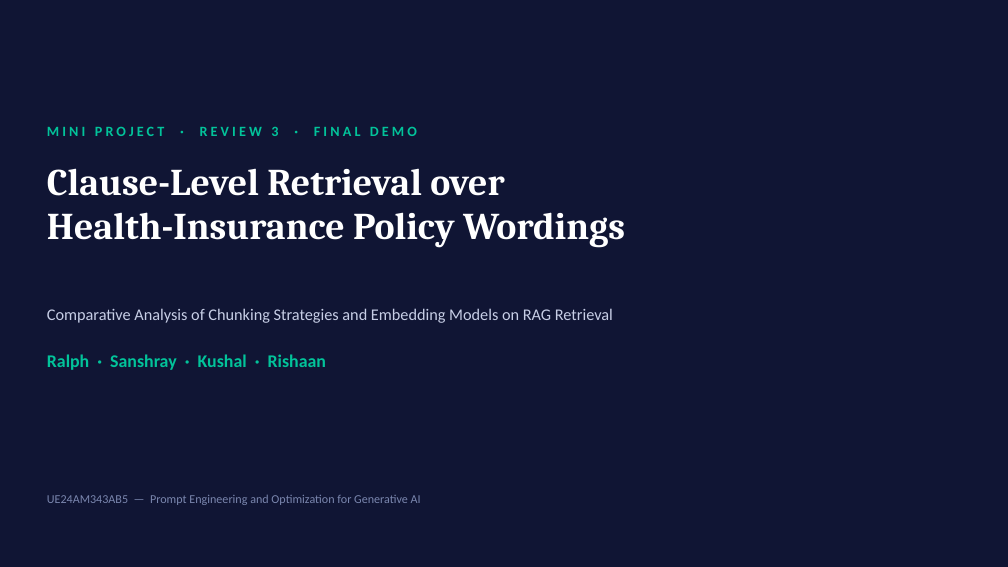
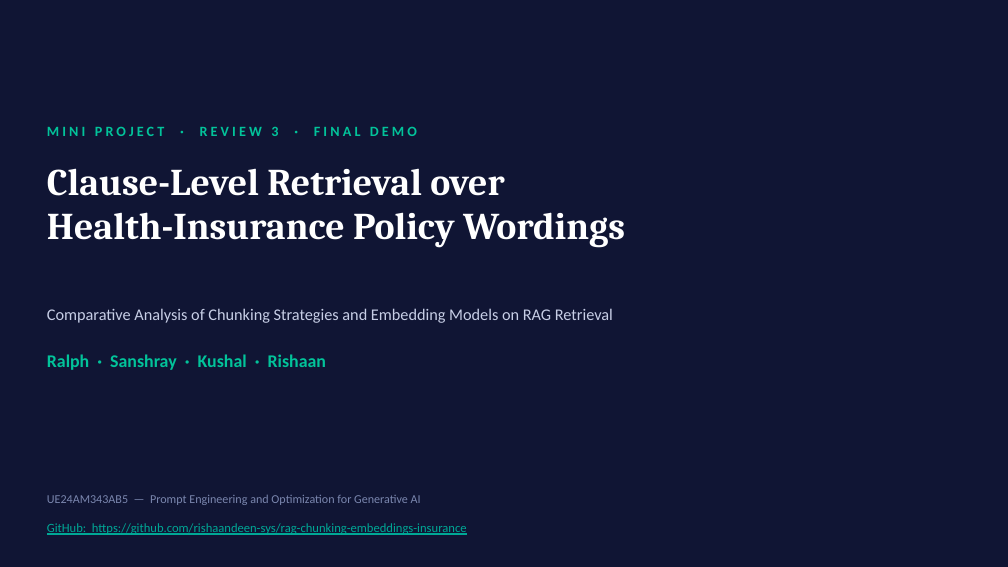
Before and after one commit to rishaandeen-sys/rag-chunking-embeddings-insurance, a slide deck: slide 1 of deck/RAG_Chunking_Embeddings_Review3.pptx. Drawn at 1008x567 pixels with LibreOffice and Linux fonts; fonts in the diff are those of the drawing. Boxes give left, top, right and bottom in pixels: in the first picture for what was removed or moved away, otherwise in the second. Text is boxed around its words. In the diff, an @@ line names an element or a change of style, - is before the commit and + after.

```diff
--- a/deck/RAG_Chunking_Embeddings_Review3.pptx
+++ b/deck/RAG_Chunking_Embeddings_Review3.pptx
@@ text added at (x1=47, y1=523, x2=467, y2=535), 12 pt, text #00A896, underline @@
+GitHub: https://github.com/rishaandeen-sys/rag-chunking-embeddings-insurance
```
Also in this commit, not shown: 1 other slide changed, 6 other files.
